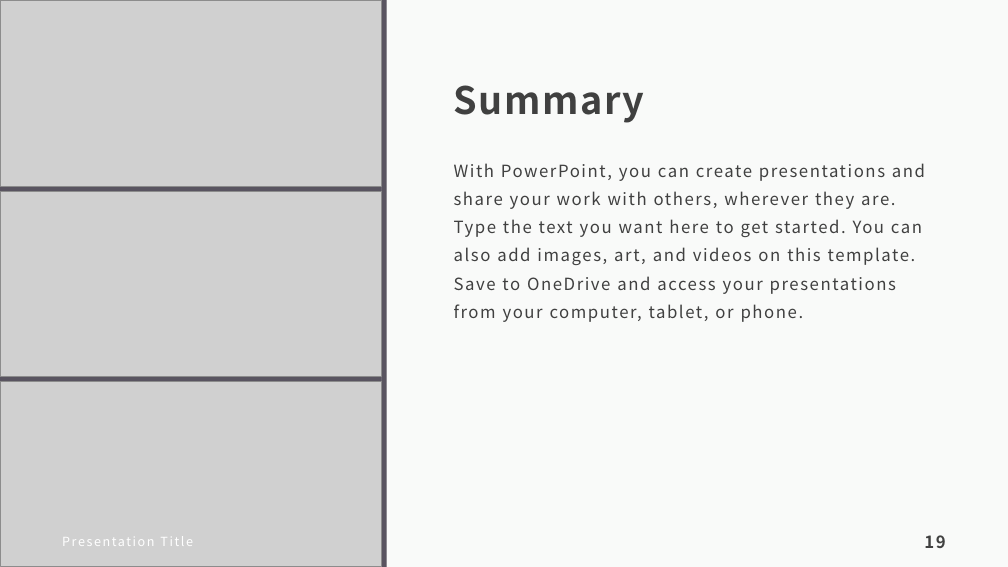
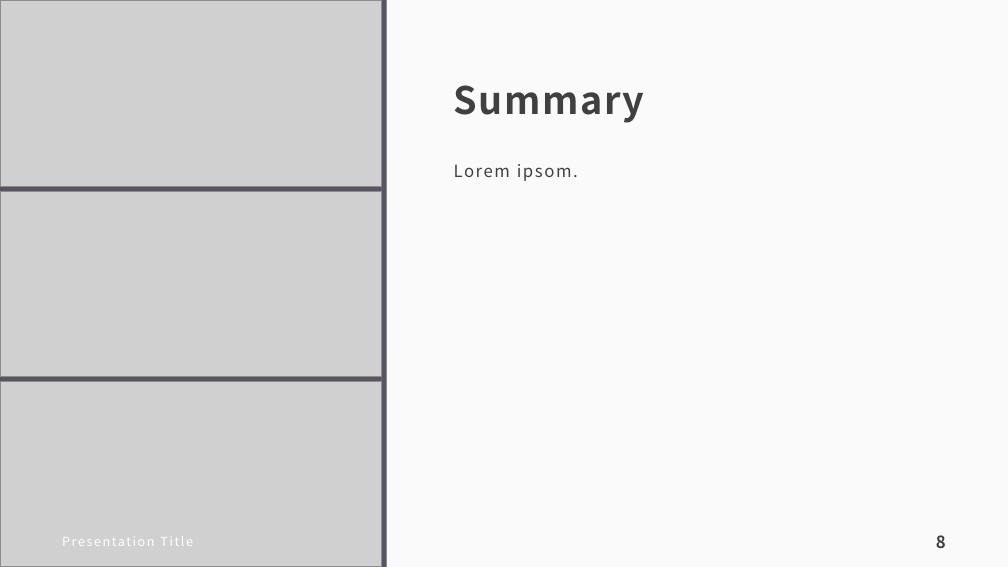
Before and after one commit to tamimcm416/product_injury, a slide deck: slide 8 of docs/Product Injuries.pptx (slide 19 before the commit). Drawn at 1008x567 pixels with LibreOffice and Linux fonts; fonts in the diff are those of the drawing; grey boxes stand for pictures. Boxes give left, top, right and bottom in pixels: in the first picture for what was removed or moved away, otherwise in the second. Text is boxed around its words. In the diff, an @@ line names an element or a change of style, - is before the commit and + after.

```diff
--- a/docs/Product Injuries.pptx
+++ b/docs/Product Injuries.pptx
@@ text at box(454, 164, 578, 181): text changed @@
-With PowerPoint, you can create presentations and share your work with others, wherever they are. Type the text you want here to get started. You can also add images, art, and videos on this template. Save to OneDrive and access your presentations from your computer, tablet, or phone.
+Lorem ipsom.
@@ page number at box(936, 535, 946, 548): text changed @@
-19
+8
```
Also in this commit, not shown: 4 other slides changed, 6 slides added, 14 slides removed, 1 other file.
